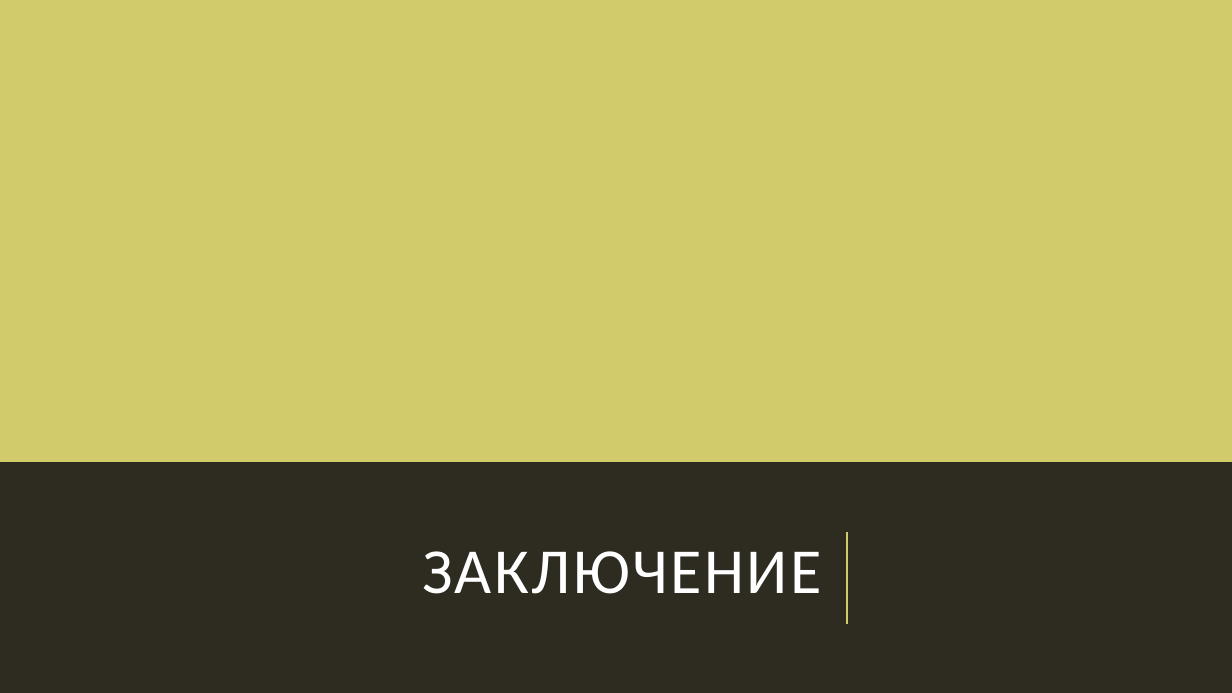
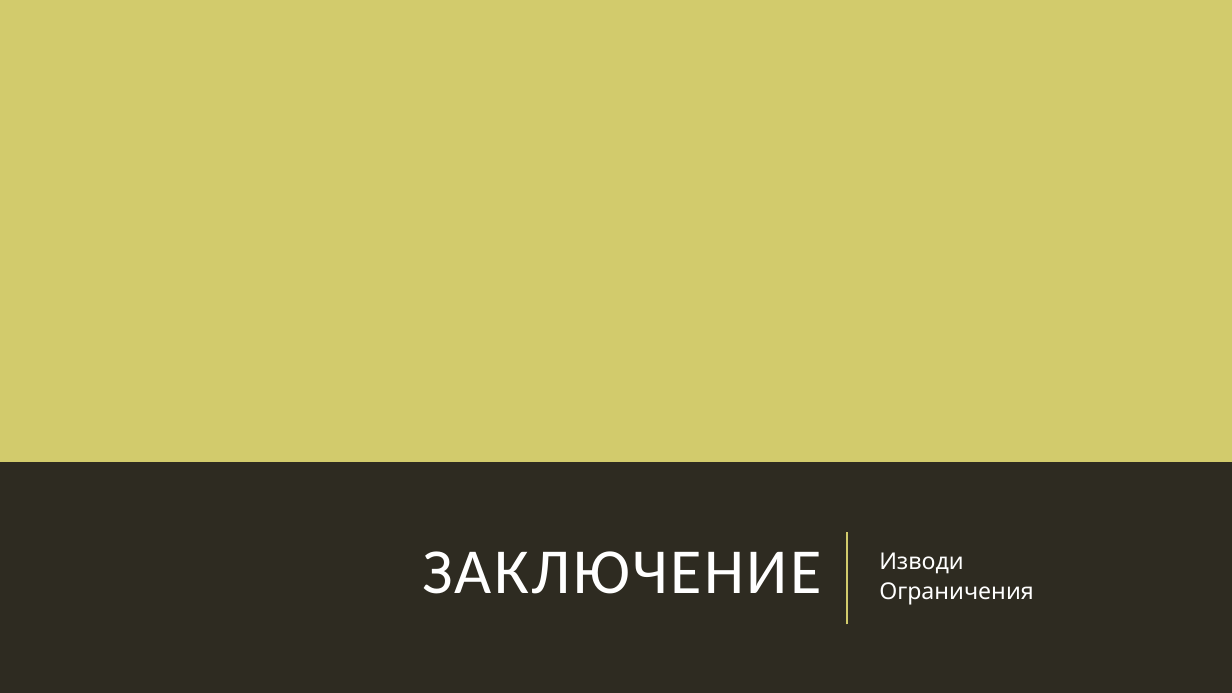
Before and after one commit to sarabadjieva/MITM322_DataMining, a slide deck: slide 29 of Анализ.pptx (slide 20 before the commit). Drawn at 1232x693 pixels with LibreOffice and Linux fonts; fonts in the diff are those of the drawing. Boxes give left, top, right and bottom in pixels: in the first picture for what was removed or moved away, otherwise in the second. Text is boxed around its words. In the diff, an @@ line names an element or a change of style, - is before the commit and + after.

```diff
--- a/Анализ.pptx
+++ b/Анализ.pptx
@@ text added at (879, 552, 1033, 605), 18 pt, text #FFFFFF @@
+Изводи
+Ограничения
```
Also in this commit, not shown: 7 other slides changed, 24 slides added, 12 slides removed, 2 other files.
